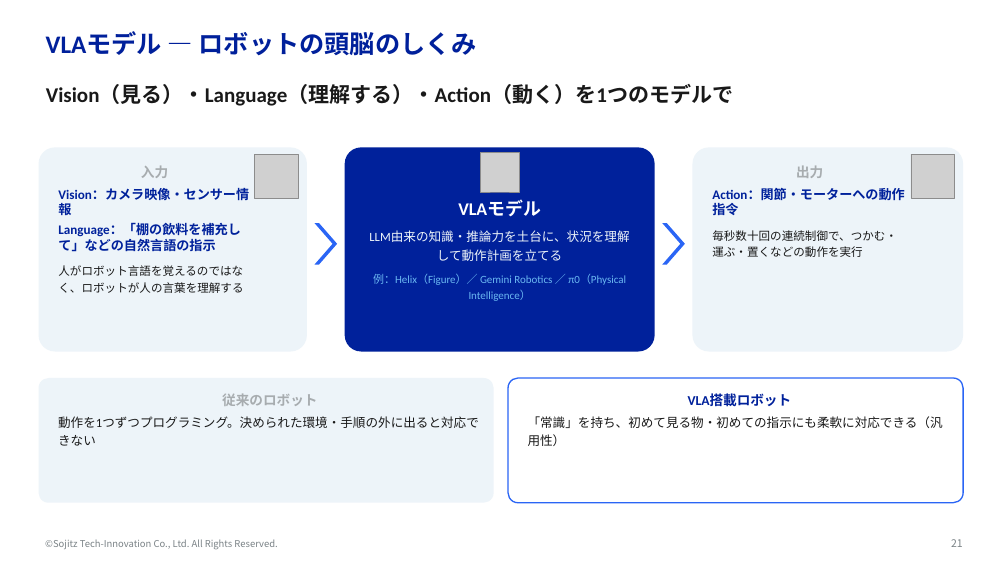
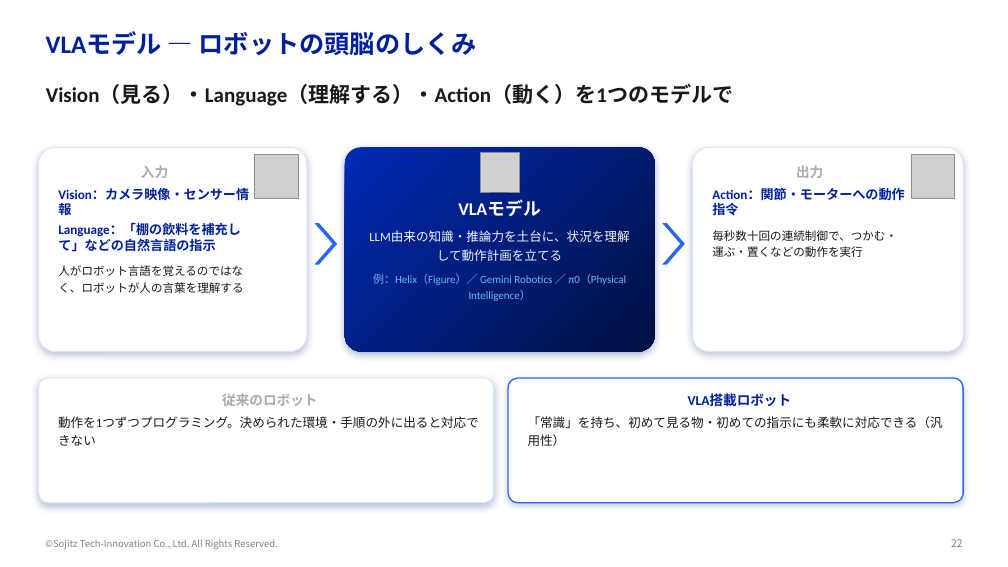
Before and after one commit to yktashiro2/aap, a slide deck: slide 22 of docs/フィジカルAI勉強会.pptx (slide 21 before the commit). Drawn at 1008x567 pixels with LibreOffice and Linux fonts; fonts in the diff are those of the drawing; grey boxes stand for pictures; background and template pictures are left out. Boxes give left, top, right and bottom in pixels: in the first picture for what was removed or moved away, otherwise in the second. Text is boxed around its words. In the diff, an @@ line names an element or a change of style, - is before the commit and + after.

```diff
--- a/docs/フィジカルAI勉強会.pptx
+++ b/docs/フィジカルAI勉強会.pptx
@@ rounded rectangle "VLAモデル" at (345, 147, 655, 352): fill #00219B to gradient #012AB5 to #001040; shadow on @@
@@ fill #EDF4F9 to #FFFFFF; outline none to #DCE7F5 1 pt; shadow on in 3 elements at (39, 147, 307, 352), (693, 147, 963, 352), (39, 378, 494, 503) @@
@@ rounded rectangle "VLA搭載ロボット" at (508, 378, 963, 503): shadow on @@
@@ page number at (951, 539, 963, 547): text changed @@
-21
+22
```
Also in this commit, not shown: 18 other slides changed, 1 slide added.
